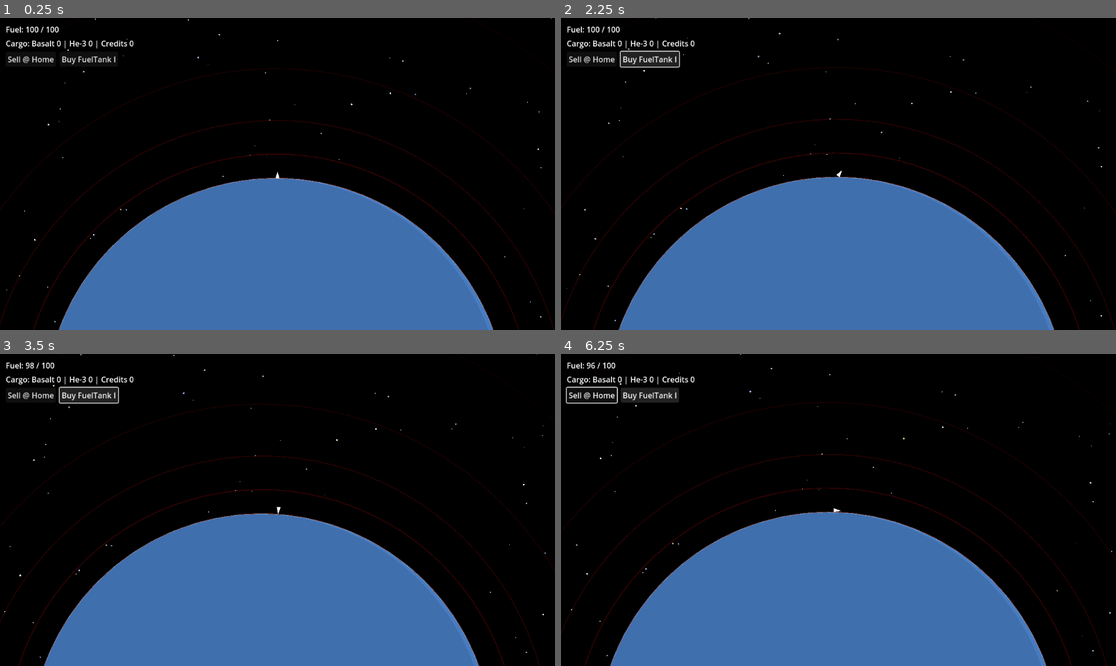
Above: before the commit, frames 1-4 (two rows, left to right).
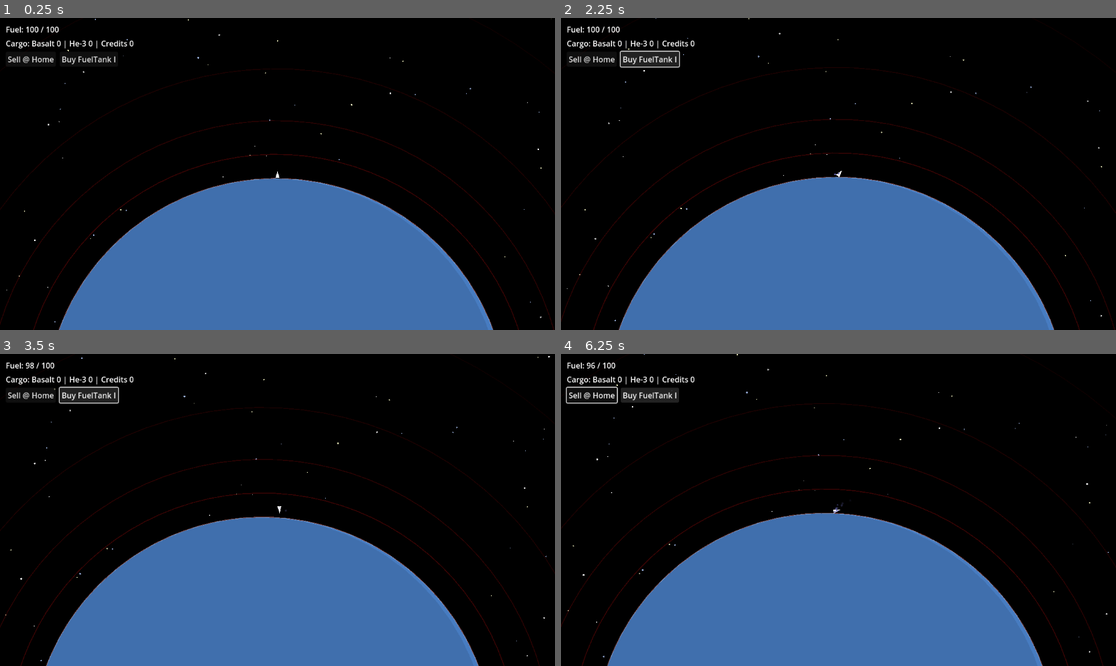
Above: after the commit, the same moments.

Repository: orrybaram/retrograde
Game: Godot game, scene res://scenes/Main.tscn
Same seed, same stepped clock (60 frames per second), same inputs: the game is played once before the commit and once after it.
Inputs:
- Up to frame 1 (0.25 s): no input
- Up to frame 2 (2.25 s): click "Sell @ Home" at 0.5 s; click "Buy FuelTank I" at 1.25 s; tap Enter at 2 s; hold Right (turn_right) from 2.03 s (still down); hold Space (boost) from 2.03 s (still down)
- Up to frame 3 (3.5 s): release Right (turn_right) at 2.78 s; release Space (boost) at 2.78 s; hold Down (reverse_thrust) from 2.78 s (still down); tap Space (boost) at 2.85 s
- Up to frame 4 (6.25 s): release Down (reverse_thrust) at 3.53 s; hold Right (turn_right) 3.53-4.28 s; hold Space (boost) 3.53-4.28 s; hold Down (reverse_thrust) 4.28-5.03 s; tap Space (boost) at 4.35, 5.85 s; hold Space (boost) 5.03-5.78 s; hold Left (turn_left) from 5.03 s (still down)

The runs differ from the first frame. In frame 1, 0.5% of the frame differs, in the area x 0-100%, y 0-100%; in frame 2, 0.1%; in frame 3, 2.9%; in frame 4, 2.5%.
Error in both runs: Invalid access to property or key 'global_position' on a base object of type 'null instance'. (res://scripts/HUD.gd:39)

Commit message:
feat: add thrust particles

Diff:
--- a/Entities/Ship/Ship.gd
+++ b/Entities/Ship/Ship.gd
@@ -14,12 +14,24 @@
 var want_boost := false
 var gs: GameState = null
 
+@onready var thruster_particles: GPUParticles2D = $"ThrusterParticles"
+@onready var boost_particles: GPUParticles2D = $"BoostParticles"
+@onready var side_thruster_particles: GPUParticles2D = $"SideThrusterParticles"
+
 func _ready() -> void:
 	contact_monitor = true
 	max_contacts_reported = 4
 	can_sleep = false  # keep body awake while testing input; turn back on later if you like
 	# Try to get GameState, with fallback
 	gs = get_tree().get_first_node_in_group("game_state")
+
+	# Duplicate particle materials so we can modify them at runtime
+	if thruster_particles and thruster_particles.process_material:
+		thruster_particles.process_material = thruster_particles.process_material.duplicate()
+	if boost_particles and boost_particles.process_material:
+		boost_particles.process_material = boost_particles.process_material.duplicate()
+	if side_thruster_particles and side_thruster_particles.process_material:
+		side_thruster_particles.process_material = side_thruster_particles.process_material.duplicate()
 
 func _physics_process(_dt: float) -> void:
 	# Sample input here (physics rate, thread-safe for our purposes)
@@ -32,6 +44,9 @@
 	# If any input, ensure the body is awake
 	if want_turn_left or want_turn_right or want_thrust or want_reverse_thrust or want_boost:
 		sleeping = false
+
+	# Update particle systems
+	_update_particles()
 
 func _integrate_forces(state: PhysicsDirectBodyState2D) -> void:
 	# Use cached inputs to modify physics state
@@ -73,3 +88,59 @@
 
 			var force = Vector2.LEFT.rotated(rotation) * power
 			state.apply_central_force(force)
+
+func _update_particles() -> void:
+	if not thruster_particles or not boost_particles:
+		return
+
+	# Determine if we're thrusting (forward or reverse)
+	var is_thrusting = (want_thrust or want_reverse_thrust) and gs and gs.fuel > 0.0
+
+	if is_thrusting:
+		# Update particle direction based on thrust direction
+		var material_normal = thruster_particles.process_material as ParticleProcessMaterial
+		var material_boost = boost_particles.process_material as ParticleProcessMaterial
+
+		if material_normal and material_boost:
+			# Ship points RIGHT (0°), so back is LEFT
+			# For forward thrust, particles go LEFT (opposite ship direction)
+			# For reverse thrust, particles go RIGHT (same as ship direction)
+			var local_direction = Vector2.LEFT if want_thrust else Vector2.RIGHT
+			var dir_vec3 = Vector3(local_direction.x, local_direction.y, 0)
+			material_normal.direction = dir_vec3
+			material_boost.direction = dir_vec3
+
+		# Switch between normal and boost particles
+		if want_boost:
+			thruster_particles.emitting = false
+			boost_particles.emitting = true
+		else:
+			thruster_particles.emitting = true
+			boost_particles.emitting = false
+	else:
+		# Stop emitting when not thrusting
+		thruster_particles.emitting = false
+		boost_particles.emitting = false
+
+	# Update side thruster particles for turning
+	# Ship points RIGHT (0°), so 90° left = UP (90°), 90° right = DOWN (270° or -90°)
+	if side_thruster_particles:
+		var is_turning = want_turn_left or want_turn_right
+		side_thruster_particles.emitting = is_turning
+
+		if is_turning:
+			var material = side_thruster_particles.process_material as ParticleProcessMaterial
+			if material:
+				# Ship points RIGHT (0°) in local space
+				# In 2D: Y increases downward
+				# Ship polygon: Y=-7 (left side), Y=7 (right side)
+				# Physics: To turn left (CCW), need thrust from RIGHT side (Y=7)
+				#         To turn right (CW), need thrust from LEFT side (Y=-7)
+				if want_turn_left:
+					# Position on RIGHT side of ship (Y=7) - particles go 90° left of ship (UP)
+					side_thruster_particles.position = Vector2(0, -7)
+					material.direction = Vector3(0, 1, 0)
+				elif want_turn_right:
+					# Position on LEFT side of ship (Y=-7) - particles go 90° right of ship (DOWN)
+					side_thruster_particles.position = Vector2(0, 7)
+					material.direction = Vector3(0, -1, 0)
--- a/Entities/Ship/Ship.tscn
+++ b/Entities/Ship/Ship.tscn
@@ -1,6 +1,56 @@
-[gd_scene load_steps=2 format=3 uid="uid://b051ln2ytsesm"]
+[gd_scene load_steps=9 format=3 uid="uid://b051ln2ytsesm"]
 
 [ext_resource type="Script" uid="uid://cx5ba1vmbwqiy" path="res://Entities/Ship/Ship.gd" id="1"]
+
+[sub_resource type="Gradient" id="Gradient_1"]
+colors = PackedColorArray(1, 1, 1, 1, 1, 1, 1, 0)
+
+[sub_resource type="GradientTexture1D" id="GradientTexture1D_1"]
+gradient = SubResource("Gradient_1")
+
+[sub_resource type="ParticleProcessMaterial" id="ParticleProcessMaterial_1"]
+direction = Vector3(-1, 0, 0)
+spread = 15.0
+initial_velocity_min = 50.0
+initial_velocity_max = 150.0
+gravity = Vector3(0, 0, 0)
+scale_min = 2.0
+scale_max = 5.0
+color = Color(0.8, 0.8, 0.8, 1)
+color_ramp = SubResource("GradientTexture1D_1")
+collision_mode = 1
+collision_friction = 0.5
+collision_bounce = 0.0
+
+[sub_resource type="ParticleProcessMaterial" id="ParticleProcessMaterial_2"]
+direction = Vector3(-1, 0, 0)
+spread = 20.0
+initial_velocity_min = 100.0
+initial_velocity_max = 250.0
+gravity = Vector3(0, 0, 0)
+scale_min = 5.0
+scale_max = 10.0
+color = Color(0.71, 0.71, 0.71, 0.5568628)
+collision_mode = 1
+collision_friction = 0.5
+collision_bounce = 0.0
+
+[sub_resource type="Gradient" id="Gradient_3"]
+colors = PackedColorArray(0.6, 0.6, 0.8, 1, 0.6, 0.6, 0.8, 0)
+
+[sub_resource type="GradientTexture1D" id="GradientTexture1D_3"]
+gradient = SubResource("Gradient_3")
+
+[sub_resource type="ParticleProcessMaterial" id="ParticleProcessMaterial_3"]
+direction = Vector3(0, 1, 0)
+spread = 10.0
+initial_velocity_min = 40.0
+initial_velocity_max = 100.0
+gravity = Vector3(0, 0, 0)
+scale_min = 4.0
+scale_max = 8.0
+color = Color(0.7, 0.7, 0.9, 1)
+color_ramp = SubResource("GradientTexture1D_3")
 
 [node name="Ship" type="RigidBody2D"]
 mass = 10.0
@@ -18,3 +68,22 @@
 [node name="Polygon2D" type="Polygon2D" parent="."]
 scale = Vector2(1.0416666, 1)
 polygon = PackedVector2Array(14, 0, -10, 7, -10, -7)
+
+[node name="ThrusterParticles" type="GPUParticles2D" parent="."]
+position = Vector2(-10, 0)
+emitting = false
+amount = 50
+lifetime = 1.5
+process_material = SubResource("ParticleProcessMaterial_1")
+
+[node name="BoostParticles" type="GPUParticles2D" parent="."]
+position = Vector2(-10, 0)
+emitting = false
+amount = 100
+lifetime = 1.5
+process_material = SubResource("ParticleProcessMaterial_2")
+
+[node name="SideThrusterParticles" type="GPUParticles2D" parent="."]
+emitting = false
+amount = 10
+process_material = SubResource("ParticleProcessMaterial_3")
--- a/scenes/Main.tscn
+++ b/scenes/Main.tscn
@@ -35,7 +35,7 @@
 
 [node name="Earth" parent="." instance=ExtResource("6")]
 position = Vector2(-648, 9)
-mass = 150000000.0
+mass = 100000000.0
 radius = 800.0
 color = Color(0.2795402, 0.48597795, 0.7557118, 1)
 enable_orbiting = false
